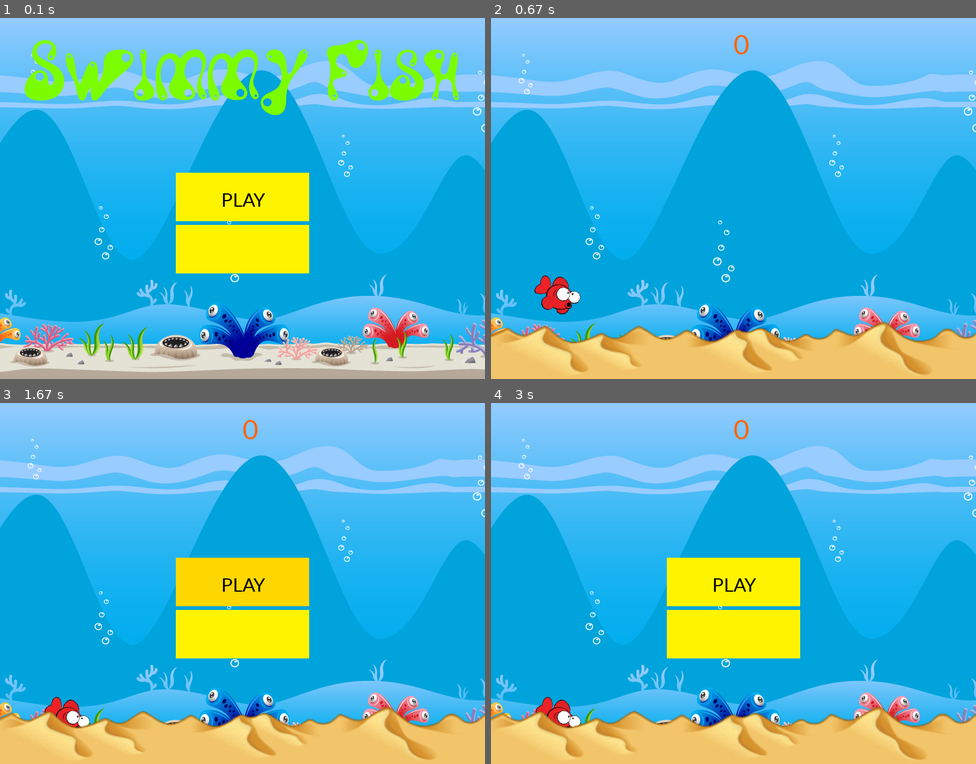
Above: before the commit, frames 1-4 (two rows, left to right).
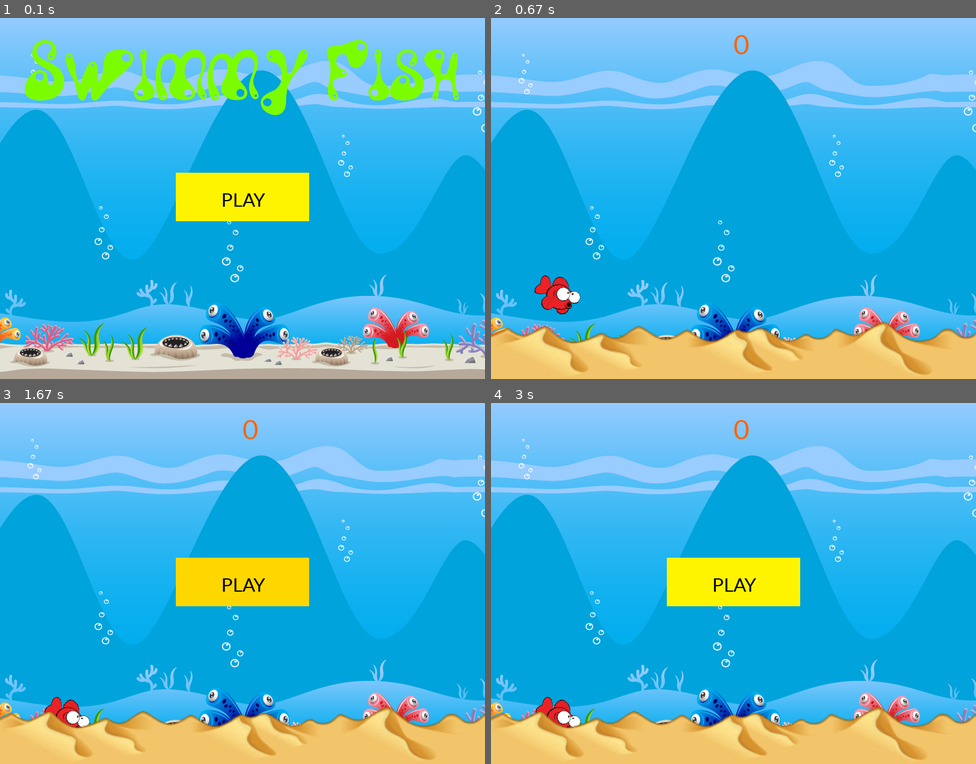
Above: after the commit, the same moments.

Repository: okandiah/Project
Game: pygame game, started from FlappyFish.py
Two runs of this game, one before a commit and one after it. Both use one fixed random seed, a clock stepped at 60 frames per second and the inputs below.
Inputs (mouse positions are in pixels of both pictures, inside the frame that each line leads up to):
- Up to frame 1 (0.1 s): no input
- Up to frame 2 (0.67 s): click (733, 198) at 0.38 s
- Up to frame 3 (1.67 s): click (126, 583) at 0.72 s; click "PLAY" at 1.55 s
- Up to frame 4 (3 s): click (558, 572) at 1.88 s; click "PLAY" at 2.55 s; click (830, 554) at 2.88 s

The runs differ from the first frame. In frame 1, 3.7% of the frame differs, in the area x 36-64%, y 57-71%; in frame 2, nothing differs; in frame 3, 3.7%; in frame 4, 3.7%.

Commit message:
noinstructions

Diff:
--- a/FlappyFish.py
+++ b/FlappyFish.py
@@ -253,17 +253,7 @@
         ibutton_x = (width - ibutton_width) // 2
         ibutton_y = (height - ibutton_height) // 2
 
-        button_width = 220
-        button_height = 80
-        button_x = (width - button_width) // 2
-        button_y = (height - button_height) // 1.5
-
         mouse = pygame.mouse.get_pos()
-
-        if button_x <= mouse[0] <= button_x + button_width and button_y <= mouse[1] <= button_y + button_height:
-            pygame.draw.rect(screen, color_light, [button_x, button_y, button_width, button_height])
-        else:
-            pygame.draw.rect(screen, color_dark, [button_x, button_y, button_width, button_height])
 
         if ibutton_x <= mouse[0] <= ibutton_x + ibutton_width and ibutton_y <= mouse[1] <= ibutton_y + ibutton_height:
             pygame.draw.rect(screen, color_light, [ibutton_x, ibutton_y, ibutton_width, ibutton_height])
